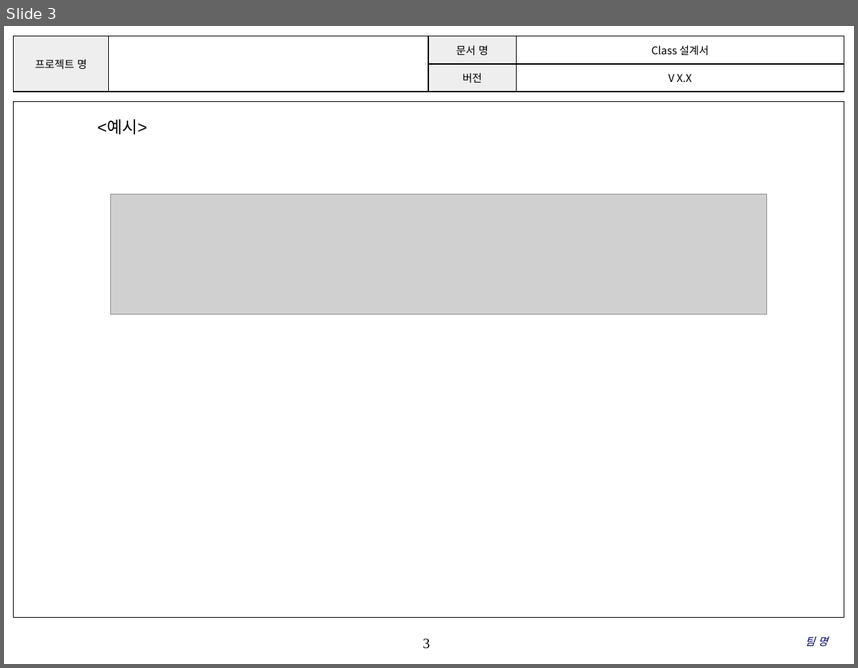
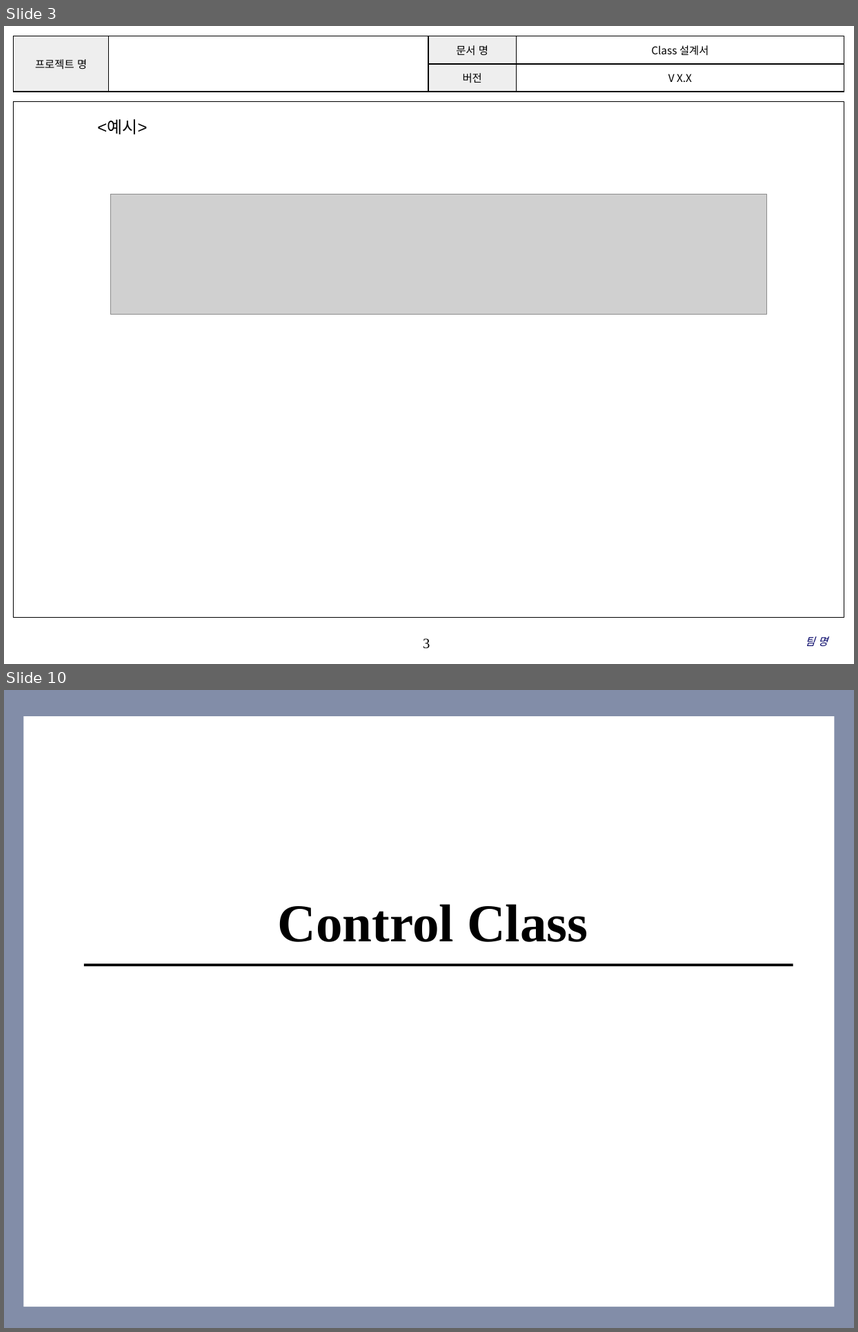
Before and after one commit to coskdms/SE2017_10_TenoutofTen, a slide deck: doc/3_ 설계서/Class Design.pptx. Shown one above the other, each under a label of ours: slide 3 before the commit, slides 3 and 10 after it; the slides between them are not shown. The pictures are 858x668 and 858x1332 pixels, drawn with LibreOffice and Linux fonts; fonts in the diff are those of the drawing; grey boxes stand for pictures; background and template pictures are left out. Boxes give left, top, right and bottom in pixels: in the first picture for what was removed or moved away, otherwise in the second. Text is boxed around its words. In the diff, an @@ line names an element or a change of style, - is before the commit and + after.

Commit message:
#866 새기능 신규 높음 2017.05.19 클래스 디자인 초안 작성 - Entity Class /Boundary Class / Control Class

```diff
--- a/doc/3_ 설계서/Class Design.pptx
+++ b/doc/3_ 설계서/Class Design.pptx
@@ slide 10 added at box(4, 690, 854, 1328), background #FFFFFF @@
@@ rectangle added at box(4, 690, 854, 1328), fill #828DA8 @@
@@ rectangle added at box(23, 716, 835, 1306), fill #FFFFFF @@
@@ title added at box(278, 904, 588, 942), 45 pt, text #000000, bold @@
+Control Class
@@ line added from (84, 965) to (793, 965), #000000 2.25 pt @@
```
Also in this commit, not shown: 2 slides changed, 10 other slides added.
